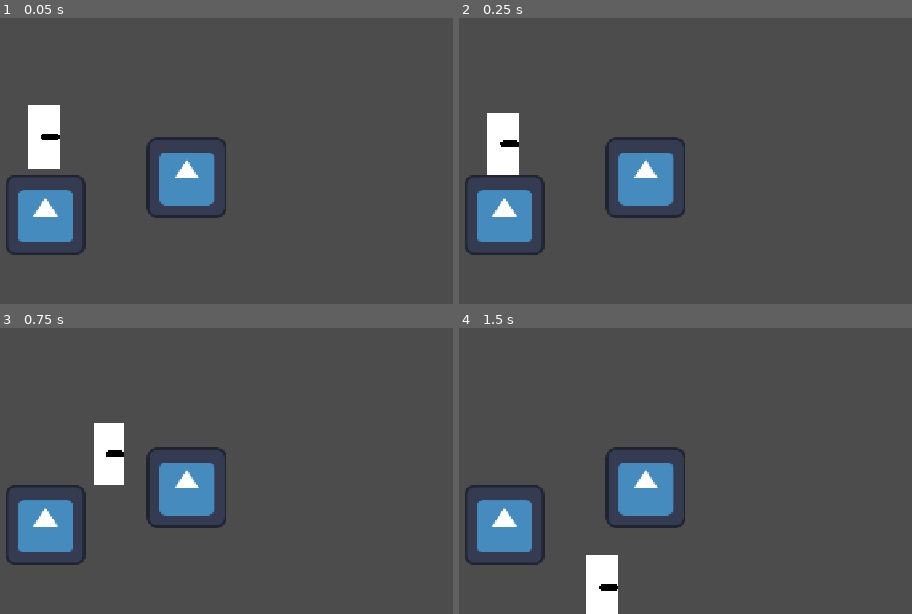
Above: before the commit, frames 1-4 (two rows, left to right).
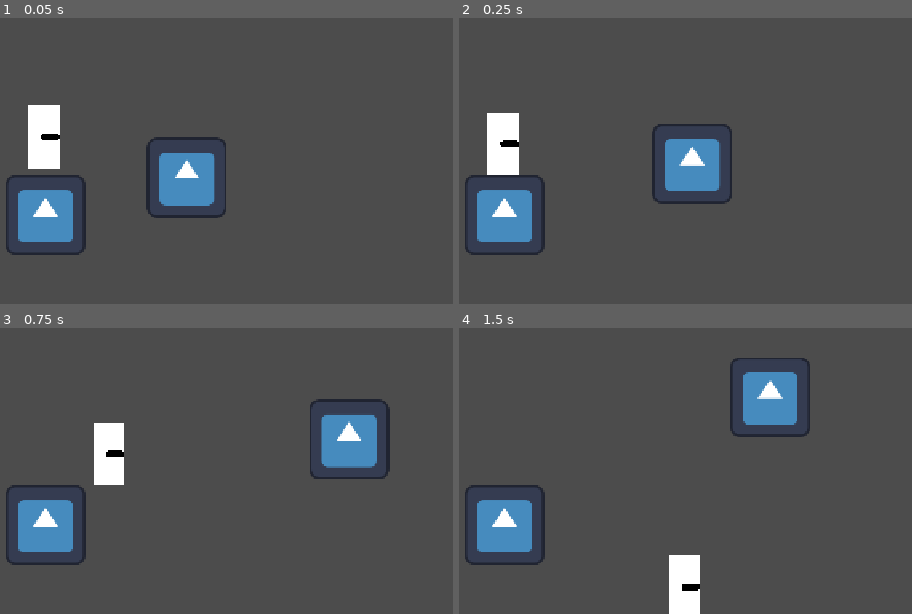
Above: after the commit, the same moments.

Repository: srNando0/Game-Jam-JGS
Game: Godot game, scene res://test_physics/test_physics.tscn
Same seed, same stepped clock (60 frames per second), same inputs: the game is played once before the commit and once after it. The project has no main scene, so this scene is started directly. The engine's default icon, where the game draws it, is replaced by a stand-in: a white triangle on a blue panel in a dark square.
Inputs:
- Up to frame 1 (0.05 s): no input
- Up to frame 2 (0.25 s): no input
- Up to frame 3 (0.75 s): hold Right (right) from 0.53 s (still down); tap D (dash) at 0.6 s
- Up to frame 4 (1.5 s): keep holding Right (right); tap S (jump) at 0.77 s; tap D (dash) at 1.35 s

Frame 1 is identical in both runs. In frame 2, 5.1% of the frame differs, in the area x 32-61%, y 37-70%; in frame 3, 5.7%; in frame 4, 8.6%, in the area x 28-78%, y 10-100%.

Commit message:
add movable platform

Diff:
--- a/test_physics/test_physics.tscn
+++ b/test_physics/test_physics.tscn
@@ -6,16 +6,60 @@
 [sub_resource type="RectangleShape2D" id="RectangleShape2D_pajev"]
 size = Vector2(128, 128)
 
+[sub_resource type="Animation" id="Animation_5jsbr"]
+length = 0.001
+tracks/0/type = "value"
+tracks/0/imported = false
+tracks/0/enabled = true
+tracks/0/path = NodePath(".:position")
+tracks/0/interp = 1
+tracks/0/loop_wrap = true
+tracks/0/keys = {
+"times": PackedFloat32Array(0),
+"transitions": PackedFloat32Array(1),
+"update": 0,
+"values": [Vector2(615, 517)]
+}
+
+[sub_resource type="Animation" id="Animation_pajev"]
+resource_name = "move platform test"
+length = 3.0
+loop_mode = 1
+tracks/0/type = "value"
+tracks/0/imported = false
+tracks/0/enabled = true
+tracks/0/path = NodePath(".:position")
+tracks/0/interp = 1
+tracks/0/loop_wrap = true
+tracks/0/keys = {
+"times": PackedFloat32Array(0, 1, 2, 3),
+"transitions": PackedFloat32Array(1, 1, 1, 1),
+"update": 0,
+"values": [Vector2(615, 517), Vector2(986, 407), Vector2(604, 330), Vector2(615, 517)]
+}
+
+[sub_resource type="AnimationLibrary" id="AnimationLibrary_t2uwi"]
+_data = {
+&"RESET": SubResource("Animation_5jsbr"),
+&"move platform test": SubResource("Animation_pajev")
+}
+
 [node name="TestPhysics" type="Node2D"]
 
-[node name="StaticBody2D2" type="StaticBody2D" parent="."]
+[node name="AnimatableBody2D" type="AnimatableBody2D" parent="."]
 position = Vector2(615, 517)
 
-[node name="Sprite2D" type="Sprite2D" parent="StaticBody2D2"]
+[node name="Sprite2D" type="Sprite2D" parent="AnimatableBody2D"]
 texture = ExtResource("1_yagri")
 
-[node name="CollisionShape2D" type="CollisionShape2D" parent="StaticBody2D2"]
+[node name="CollisionShape2D" type="CollisionShape2D" parent="AnimatableBody2D"]
 shape = SubResource("RectangleShape2D_pajev")
+
+[node name="AnimationPlayer" type="AnimationPlayer" parent="AnimatableBody2D"]
+libraries = {
+&"": SubResource("AnimationLibrary_t2uwi")
+}
+autoplay = "move platform test"
 
 [node name="StaticBody2D" type="StaticBody2D" parent="."]
 position = Vector2(389, 577)
Not shown: 1 places in test_physics/test_physics.tscn that only renumber resources
